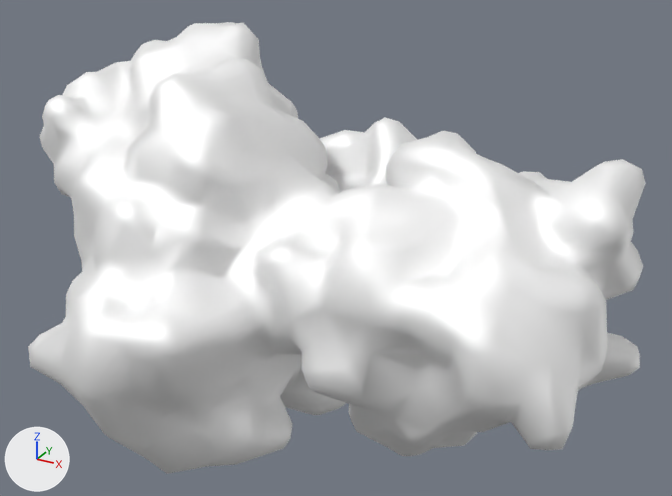
A saved change to the glTF model assets/Cytokine.glb.
Rendered twice from a camera (50 mm lens) standing at (3.96, -6.51, 3.43) and looking at (0.25, 0.23, 0.06). Every picture has the same lights, and +X, +Y and +Z are marked at lower left. Vertices at the same position are counted once.

Objects in the first picture: 'Cytokine'.
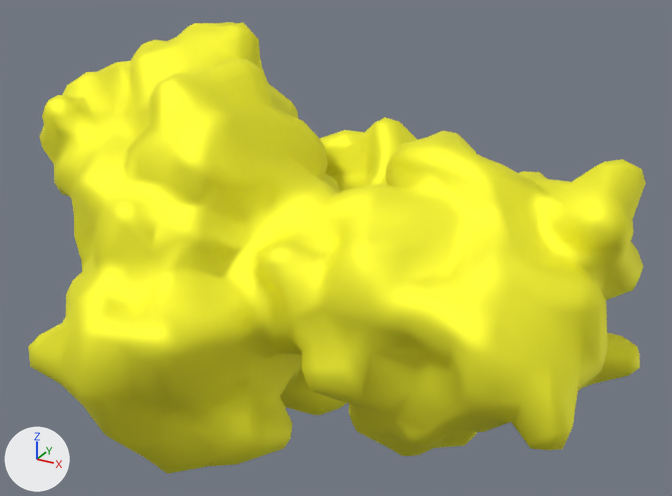
The edits, one by one:
Picture 'Color Pallete' (img_color_pallete) is new.
In material 'Color Pallete.003' (mat_color_pallete_003), base_color is no longer (1.0, 1.0, 1.0), white #ffffff.
In material 'Color Pallete.003' (mat_color_pallete_003), texture is now set to img_color_pallete.
me_mesh_003 has 2352 vertices, 4696 faces and spans x -2.83..2.94, y -2.22..2.35, z -2.07..1.97.
me_mesh_003 is used by ob_cytokine; location (0.0, 0.0, 0.0).
me_mesh_003 part 1: texture (UV) coordinates of 4696 of 4696 faces, centred in x -2.81..2.92, y -2.2..2.34, z -2.07..1.95, changed; they spanned u 0.45..0.48, v 0.14..0.17 and now span u 0.08..0.11, v 0.46..0.48.

Changed parts and their boxes (x1, y1, x2, y2) in the pictures (672 x 496 px):
'Cytokine', surface changed (white to yellow)
    both: (28, 22, 646, 474)
